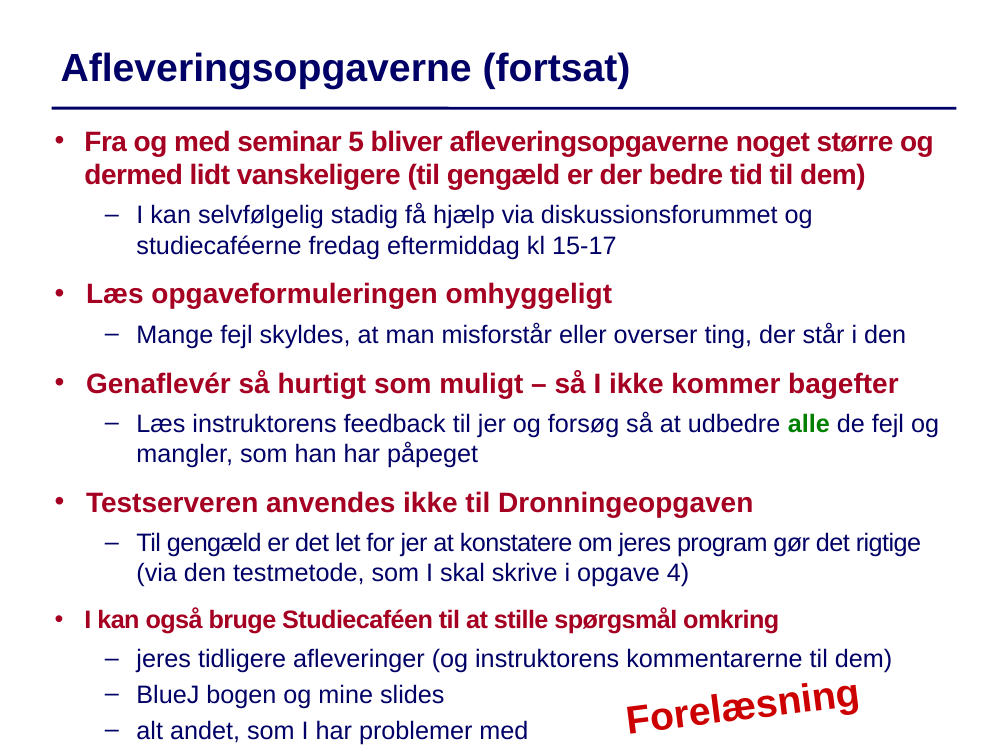
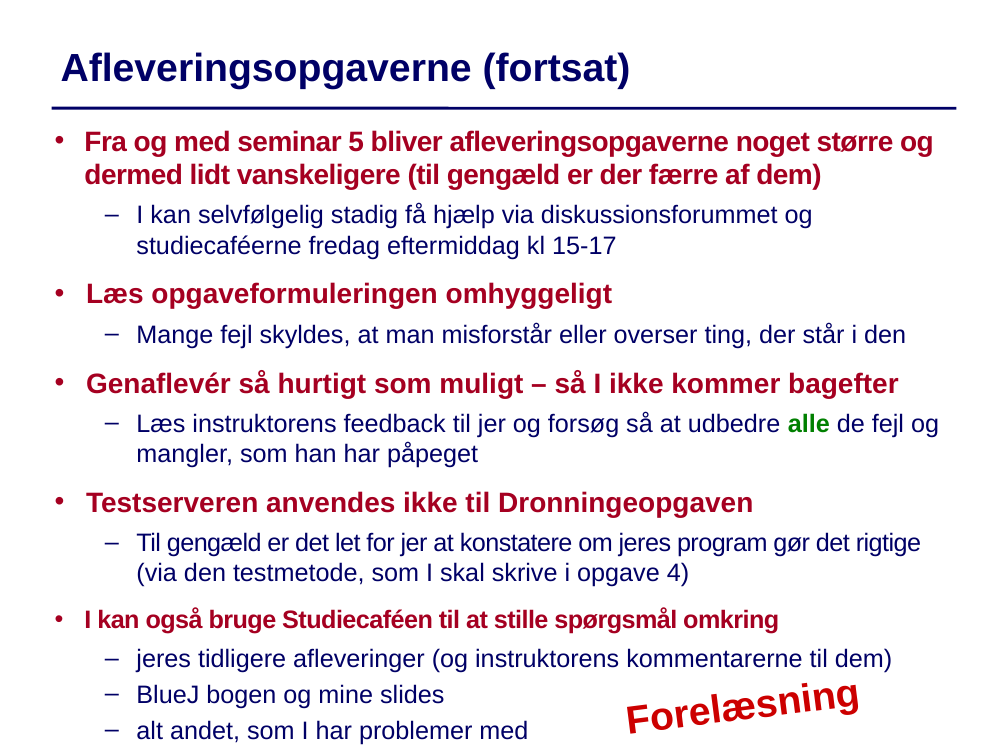
Before and after one commit to IntProgAU/Materiale, a slide deck: slide 4 of web/g22/status/Status5.pptx. Drawn at 1008x756 pixels with LibreOffice and Linux fonts; fonts in the diff are those of the drawing. Boxes give left, top, right and bottom in pixels: in the first picture for what was removed or moved away, otherwise in the second. Text is boxed around its words. In the diff, an @@ line names an element or a change of style, - is before the commit and + after.

```diff
--- a/web/g22/status/Status5.pptx
+++ b/web/g22/status/Status5.pptx
@@ text at <box>84,130,934,189</box>: text changed @@
-  • Fra og med seminar 5 bliver afleveringsopgaverne noget større og dermed lidt vanskeligere (til gengæld er der bedre tid til dem)
+  • Fra og med seminar 5 bliver afleveringsopgaverne noget større og dermed lidt vanskeligere (til gengæld er der færre af dem)
```
Also in this commit, not shown: 1 other slide changed.
